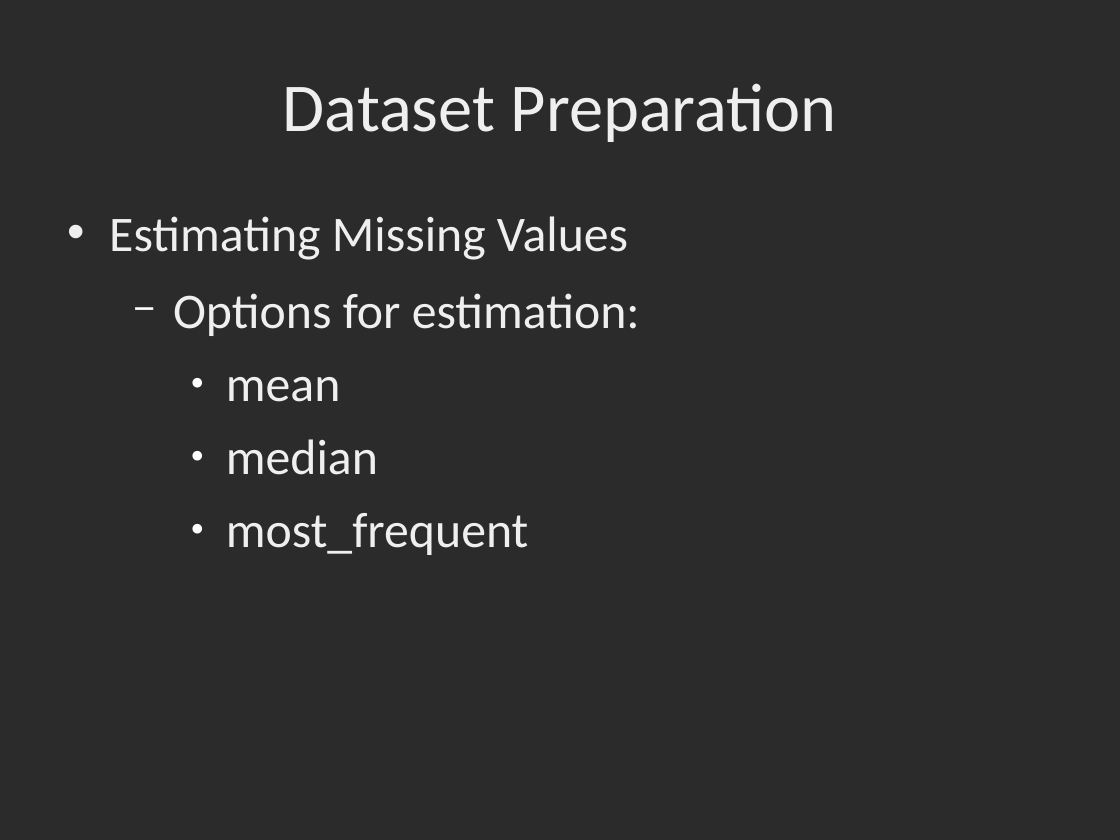
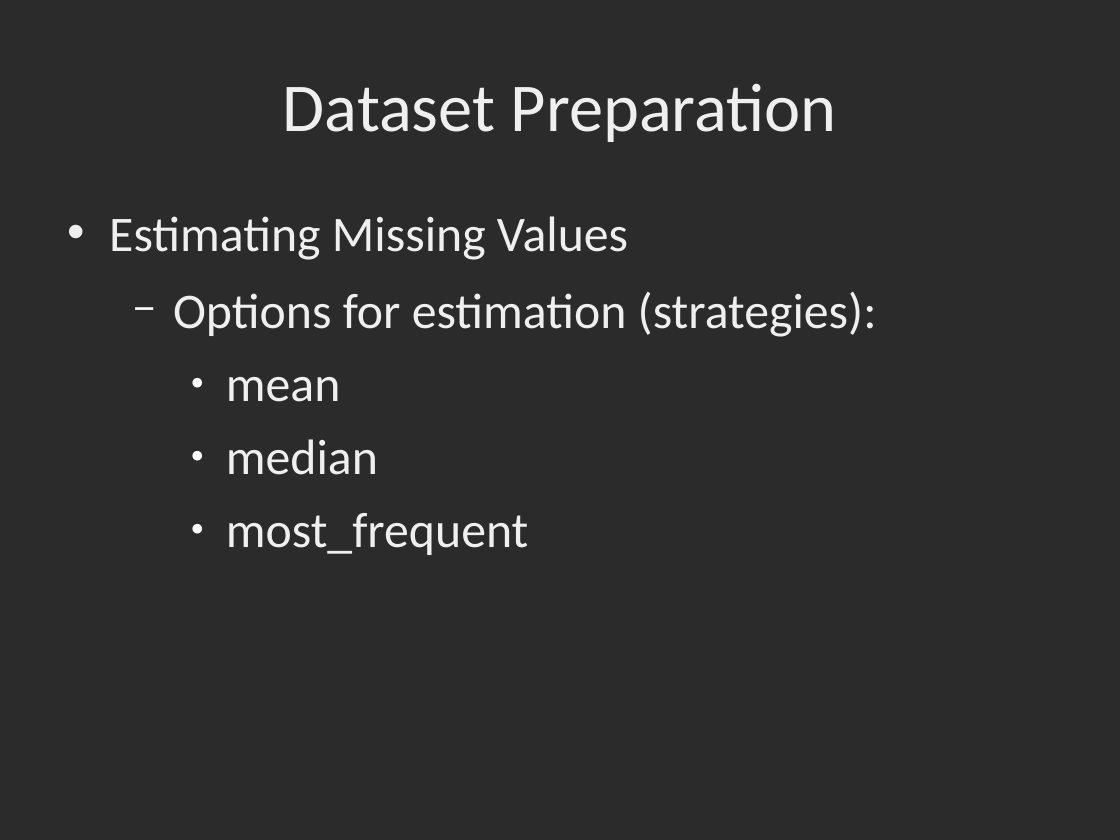
Before and after one commit to dbowmans46/PracticalProgramming, a slide deck: slide 159 of Session 7 - Python/Instructional Material/Session 7 - Python Brief Intro to Machine Learning with Scikit Learn.odp. Drawn at 1120x840 pixels with LibreOffice and Linux fonts; fonts in the diff are those of the drawing; background and template pictures are left out; a plain dark background stands for a picture behind light text. Boxes give left, top, right and bottom in pixels: in the first picture for what was removed or moved away, otherwise in the second. Text is boxed around its words. In the diff, an @@ line names an element or a change of style, - is before the commit and + after.

```diff
--- a/Session 7 - Python/Instructional Material/Session 7 - Python Brief Intro to Machine Learning with Scikit Learn.odp
+++ b/Session 7 - Python/Instructional Material/Session 7 - Python Brief Intro to Machine Learning with Scikit Learn.odp
@@ text at bbox=[173, 292, 877, 337]: text changed @@
-  − Options for estimation:
+  − Options for estimation (strategies):
```
Also in this commit, not shown: 6 other slides changed, 5 slides added, 1 other file.
